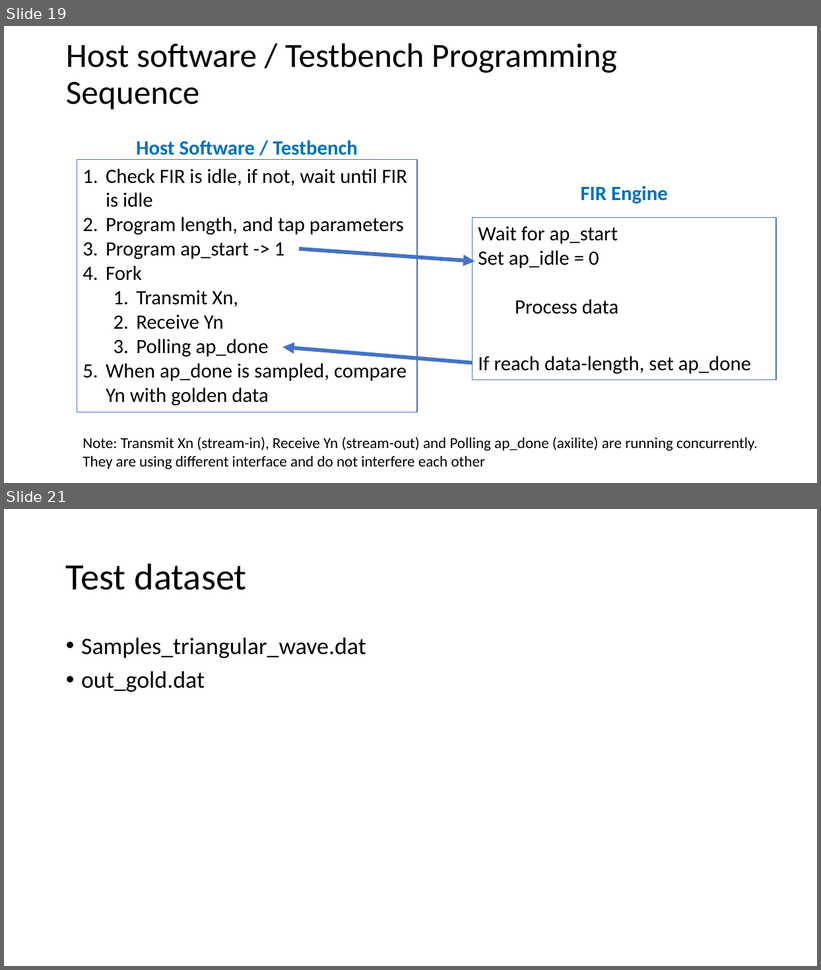
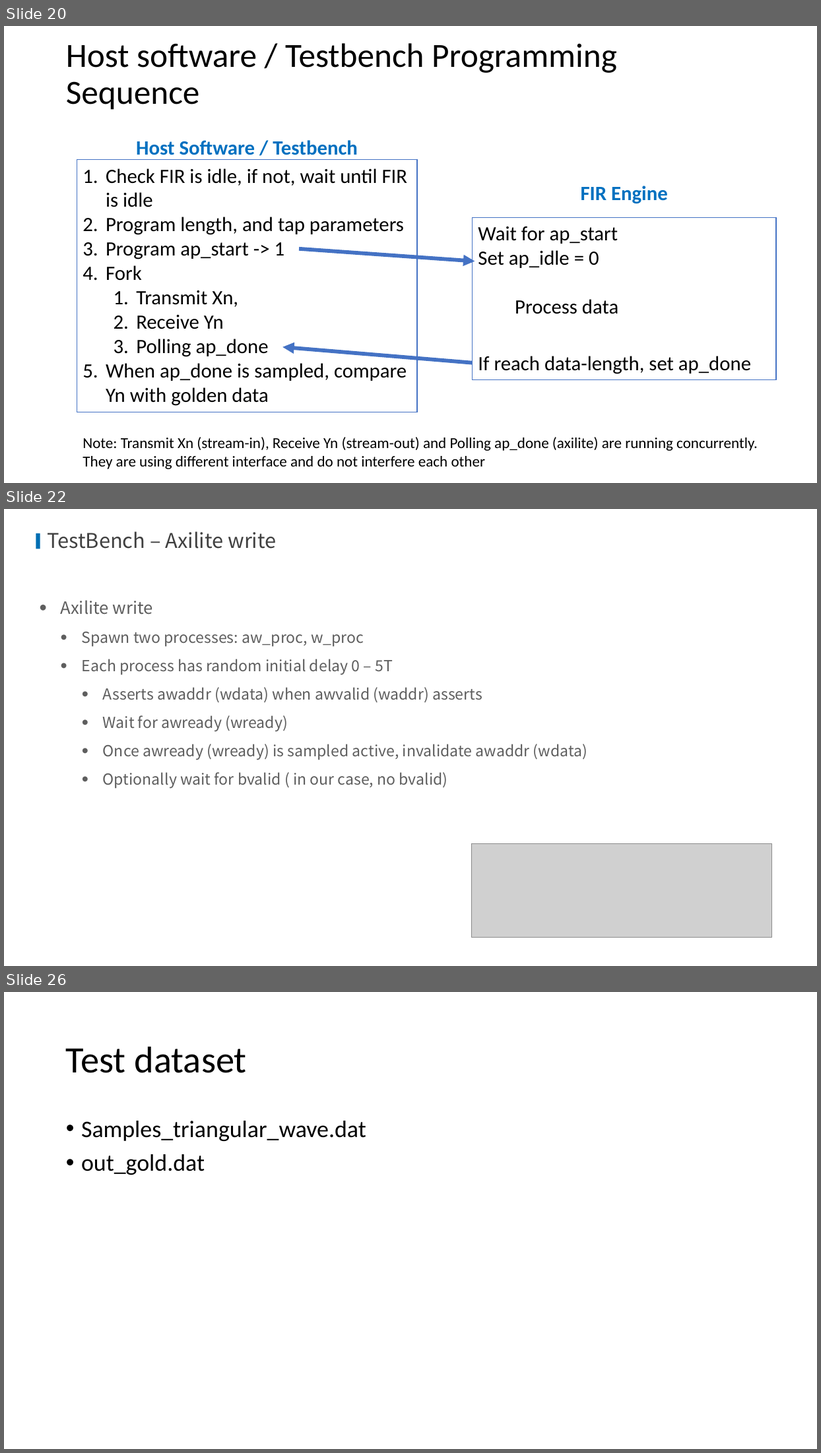
Before and after one commit to bol-edu/caravel-soc_fpga-lab, a slide deck: lab-fir/lab3-fir-workbook.pptx. Shown one above the other, each under a label of ours: slides 19 and 21 before the commit, slides 20, 22 and 26 after it; the slides between them are not shown. The pictures are 821x970 and 821x1453 pixels, drawn with LibreOffice and Linux fonts; fonts in the diff are those of the drawing; grey boxes stand for pictures; background and template pictures are left out. Boxes give left, top, right and bottom in pixels: in the first picture for what was removed or moved away, otherwise in the second. Text is boxed around its words. In the diff, an @@ line names an element or a change of style, - is before the commit and + after.

```diff
--- a/lab-fir/lab3-fir-workbook.pptx
+++ b/lab-fir/lab3-fir-workbook.pptx
@@ slide 22 added at (x1=4, y1=509, x2=817, y2=966), background picture (left out) @@
@@ rectangle added at (x1=36, y1=533, x2=40, y2=549), fill #006EB3 @@
@@ title added at (x1=47, y1=531, x2=276, y2=549), 24 pt, text #404040 @@
+TestBench – Axilite write
@@ text added at (x1=61, y1=600, x2=587, y2=789), 18 pt, text #5E5E5E @@
+• Axilite write
+  • Spawn two processes: aw_proc, w_proc
+  • Each process has random initial delay 0 – 5T
+    • Asserts awaddr (wdata) when awvalid (waddr) asserts
+    • Wait for awready (wready)
+    • Once awready (wready) is sampled active, invalidate awaddr (wdata)
+    • Optionally wait for bvalid ( in our case, no bvalid)
@@ picture added at (x1=471, y1=844, x2=772, y2=938) @@
@@ what was slide 19 is now slide 20 @@
@@ what was slide 21 is now slide 26 @@
```
Also in this commit, not shown: 8 slides changed, 4 other slides added, 1 other file.
